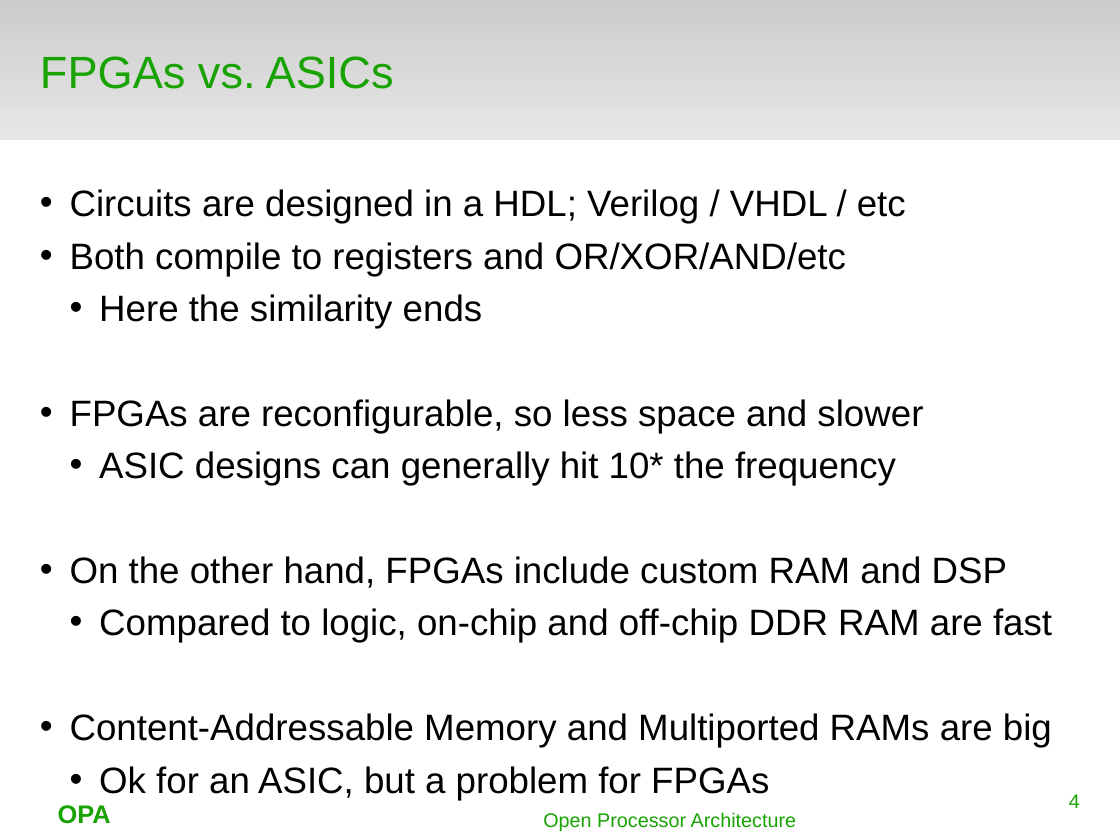
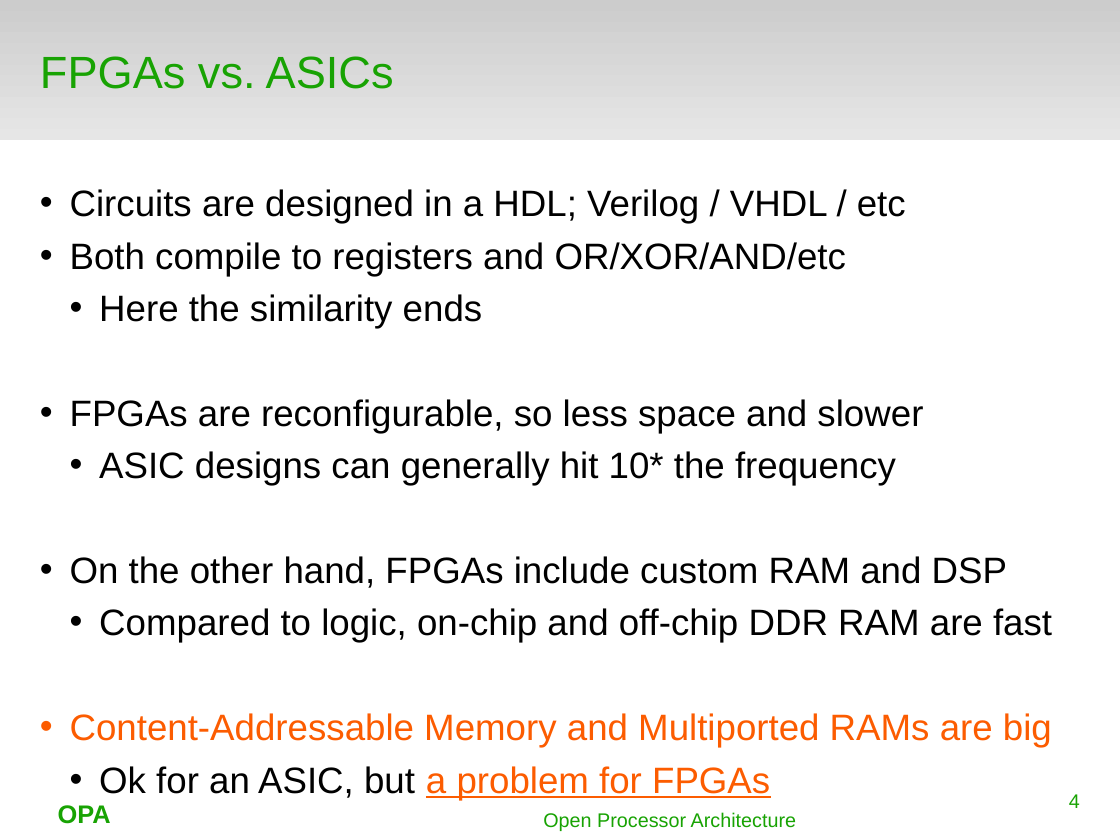
Before and after one commit to terpstra/opa, a slide deck: slide 4 of docs/orconf2015.odp. Drawn at 1120x840 pixels with LibreOffice and Linux fonts; fonts in the diff are those of the drawing; background and template pictures are left out. Boxes give left, top, right and bottom in pixels: in the first picture for what was removed or moved away, otherwise in the second. Text is boxed around its words. In the diff, an @@ line names an element or a change of style, - is before the commit and + after.

```diff
--- a/docs/orconf2015.odp
+++ b/docs/orconf2015.odp
@@ text at (x1=70, y1=713, x2=1052, y2=800): text colour #000000 to #FC5C00 in "Content-Addressable Memory and Multiported RAMs are big", "a problem for FPGAs"; underline on in "a problem for FPGAs" @@
```
Also in this commit, not shown: 7 other slides changed, 1 slide added.
